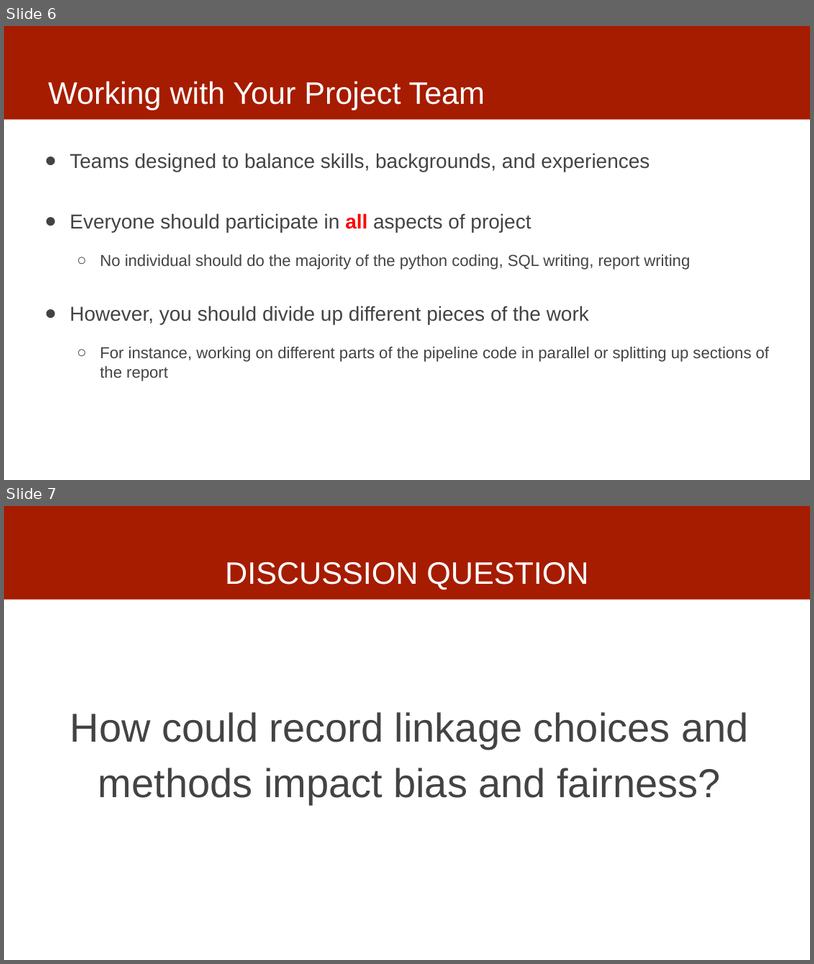
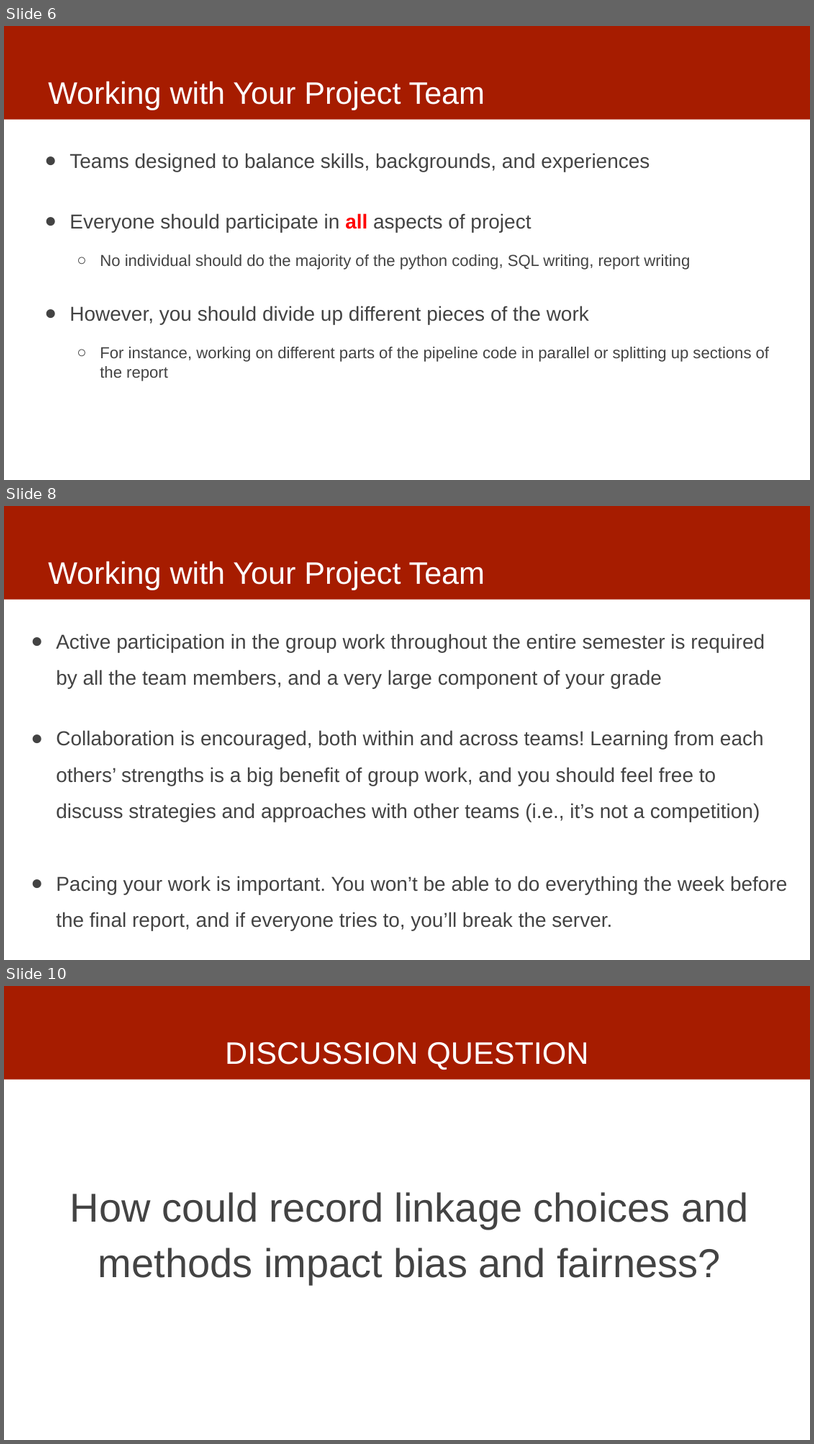
Before and after one commit to dssg/mlforpublicpolicylab, a slide deck: 02 - Case Studies and Acquiring Data/data -- discussion.pptx. Shown one above the other, each under a label of ours: slides 6 and 7 before the commit, slides 6, 8 and 10 after it; the slides between them are not shown. The pictures are 814x964 and 814x1444 pixels, drawn with LibreOffice and Linux fonts; fonts in the diff are those of the drawing. Boxes give left, top, right and bottom in pixels: in the first picture for what was removed or moved away, otherwise in the second. Text is boxed around its words. In the diff, an @@ line names an element or a change of style, - is before the commit and + after.

```diff
--- a/02 - Case Studies and Acquiring Data/data -- discussion.pptx
+++ b/02 - Case Studies and Acquiring Data/data -- discussion.pptx
@@ slide 8 added at (x1=4, y1=506, x2=810, y2=960), background #FFFFFF; not listed: 1 template element that a slide beside it also shows @@
@@ title added at (x1=48, y1=561, x2=485, y2=590), 37 pt, text #FFFFFF @@
+Working with Your Project Team
@@ text added at (x1=56, y1=633, x2=787, y2=930), 24 pt, text #434343 @@
+● Active participation in the group work throughout the entire semester is required by all the team members, and a very large component of your grade
+● Collaboration is encouraged, both within and across teams! Learning from each others’ strengths is a big benefit of group work, and you should feel free to discuss strategies and approaches with other teams (i.e., it’s not a competition)
+● Pacing your work is important. You won’t be able to do everything the week before the final report, and if everyone tries to, you’ll break the server.
@@ what was slide 7 is now slide 10 @@
```
Also in this commit, not shown: 2 other slides added.
